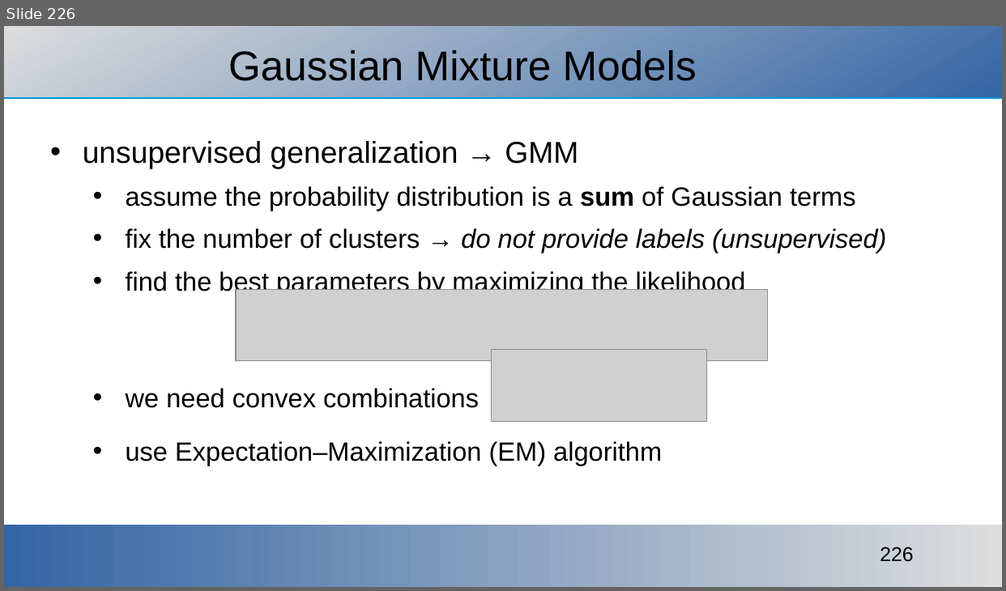
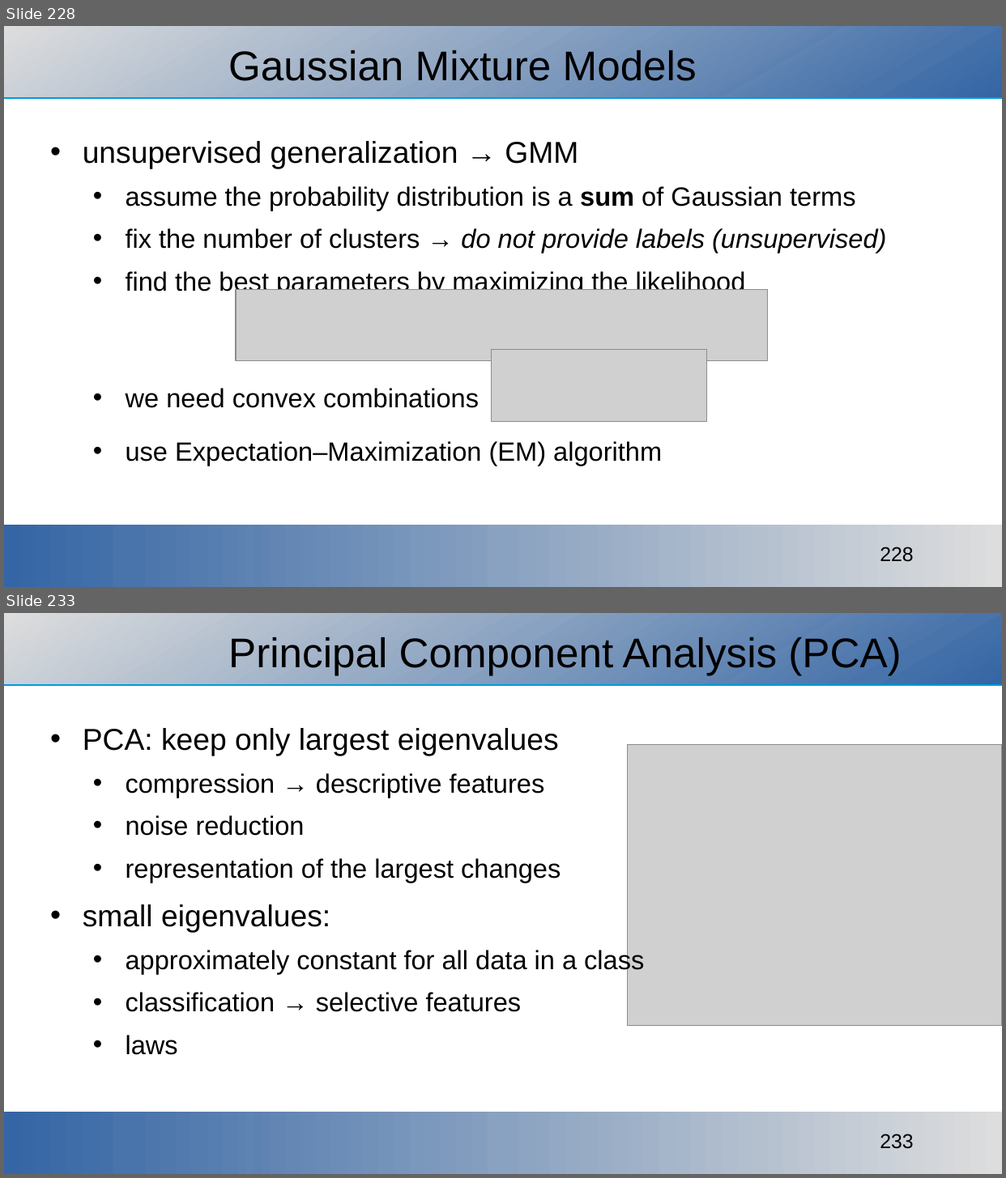
Before and after one commit to ajakovac/ML-in-Practice-I, a slide deck: ML in practice.odp. Shown one above the other, each under a label of ours: slide 226 before the commit, slides 228 and 233 after it; the slides between them are not shown. The pictures are 1006x591 and 1006x1178 pixels, drawn with LibreOffice and Linux fonts; fonts in the diff are those of the drawing; grey boxes stand for pictures; background and template pictures are left out. Boxes give left, top, right and bottom in pixels: in the first picture for what was removed or moved away, otherwise in the second. Text is boxed around its words. In the diff, an @@ line names an element or a change of style, - is before the commit and + after.

```diff
--- a/ML in practice.odp
+++ b/ML in practice.odp
@@ slide 233 added at (4,613,1002,1174), background #FFFFFF; not listed: 3 template elements that a slide beside it also shows @@
@@ title added at (228,637,901,675), 33 pt, text #000000 @@
+Principal Component Analysis (PCA)
@@ text added at (83,728,644,1055), 21 pt, text #000000 @@
+• PCA: keep only largest eigenvalues
+  • compression → descriptive features
+  • noise reduction
+  • representation of the largest changes
+• small eigenvalues:
+  • approximately constant for all data in a class
+  • classification → selective features
+  • laws
@@ picture added at (628,745,1002,1026) @@
@@ what was slide 226 is now slide 228 @@
@@ page number at (880,547,913,562): text changed @@
-226
+228
```
Also in this commit, not shown: 3 slides changed, 8 other slides added, 1 slide removed, 9 other files.
